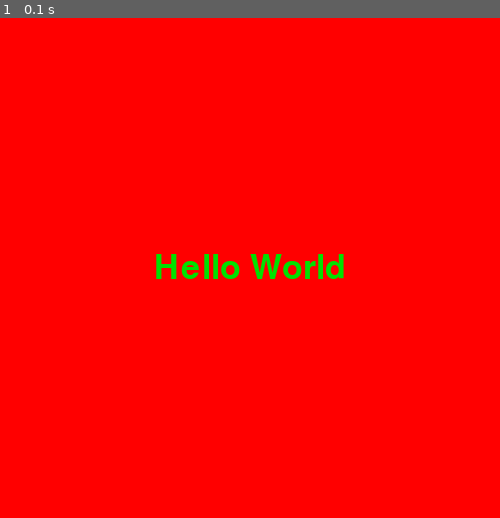
Above: before the commit, frame 1.
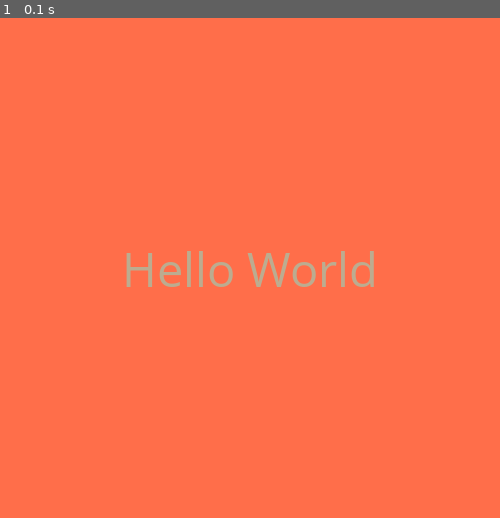
Above: after the commit, the same moment.

Repository: carolina-cza/Tecna
Game: pygame game, started from daily_stuff/pygame/WorkingWithText.py
Two runs of this game, one before a commit and one after it. Both use one fixed random seed, a clock stepped at 60 frames per second and the inputs below.
Inputs:
- Up to frame 1 (0.1 s): no input

The runs differ from the first frame. In frame 1, 100% of the frame differs, in the area x 0-100%, y 0-100%.

Commit message:
easy API code

Diff:
--- /dev/null
+++ b/daily_stuff/RandomCocktailAPI.py
@@ -0,0 +1,29 @@
+#https://www.youtube.com/watch?v=3k4X9K5BjDg
+#function: print random cocktails from a website for every run
+
+import requests
+
+response = requests.get ('https://www.thecocktaildb.com/api/json/v1/1/random.php')
+#checking what we response to
+#print(response)
+
+#print the hole list
+#print(response.json())
+
+cocktails = response.json()['drinks'] [0]
+#print(cocktails)
+
+#define what sould be selected from the list
+name = cocktails['strDrink']
+glass = cocktails['strGlass']
+alcohol = cocktails['strAlcoholic']
+instructions = cocktails['strInstructions']
+
+#output
+print(f"Name: {name}")
+print(f"Type of Glass: {glass}")
+if alcohol == "Alcoholic":
+    print(f"Alcoholic: Yes ")
+else:
+    print(f"Alcoholic: No ")
+print(f"Instructions: {instructions}")
--- a/daily_stuff/pygame/WorkingWithText.py
+++ b/daily_stuff/pygame/WorkingWithText.py
@@ -3,17 +3,17 @@
 pygame.font.init()
 pygame.font.get_init()
 
-display_surface = pygame.display.set_mode((500,500))
+display_surface = pygame.display.set_mode((500,500),pygame.RESIZABLE)
 
 pygame.display.set_caption('Text')
 
-font1 = pygame.font.SysFont("freesanbold.ttf",50)
-text1 = font1.render("Hello World",True, (0,225,0))
+font1 = pygame.font.SysFont("Comic Sans MS",50)
+text1 = font1.render("Hello World",True, (188,172,144))
 textRect1 = text1.get_rect()
-textRect1.center= (250,250)
+textRect1.center = (250,250)
 
 while True:
-    display_surface.fill((255,0,0))
+    display_surface.fill((255,110,74))
 
     display_surface.blit(text1, textRect1)
 
